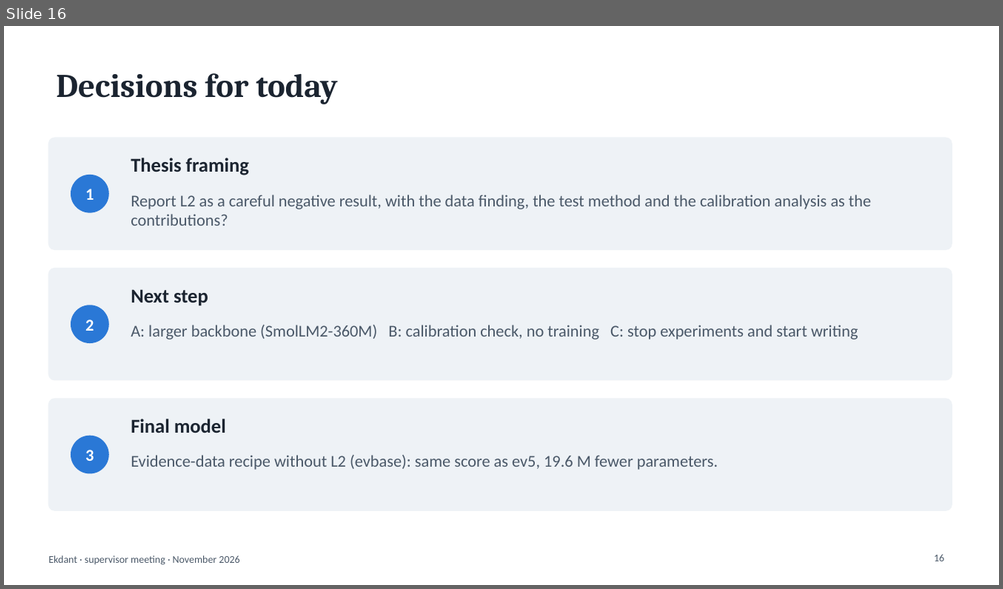
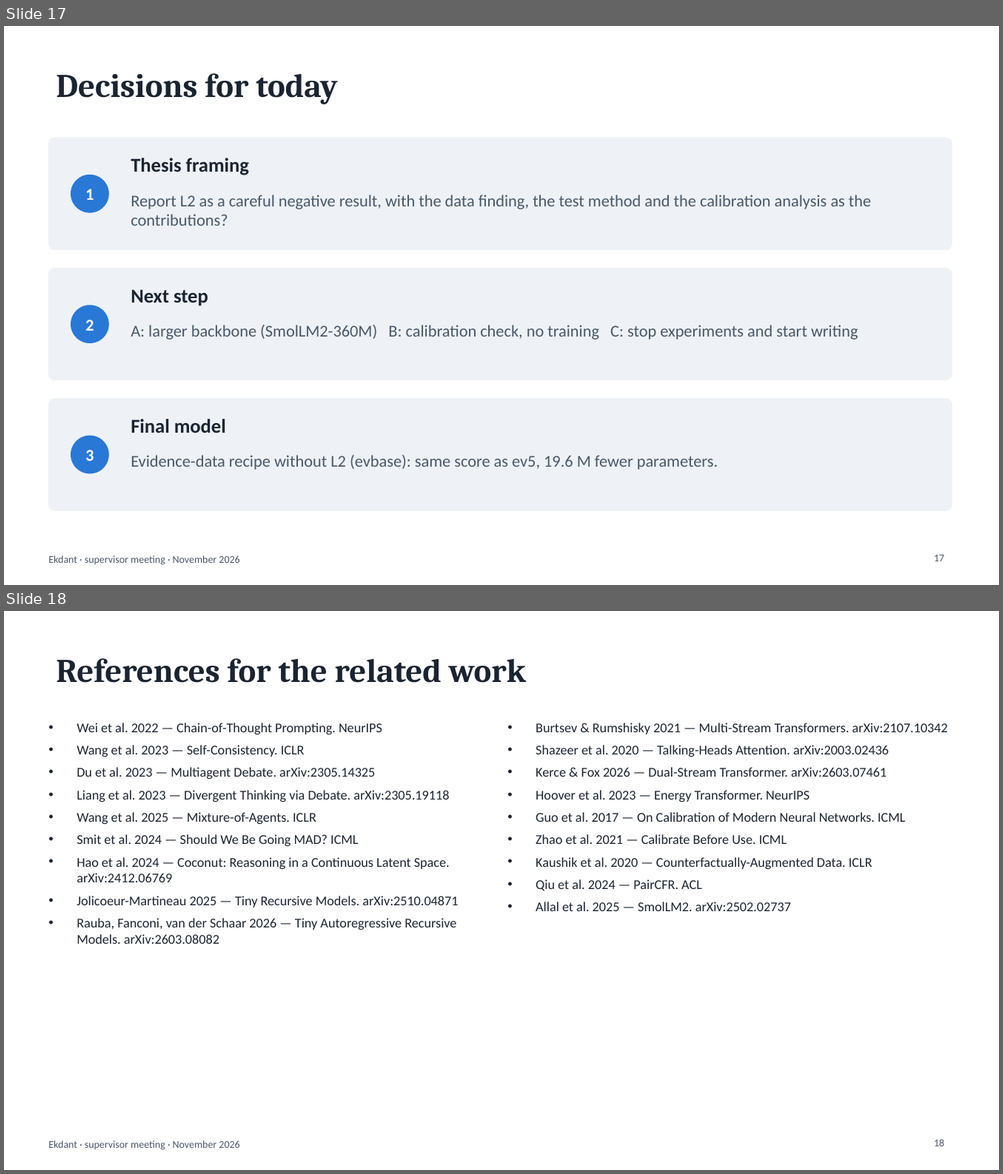
Before and after one commit to N0t-Harshil/Ekdant-LLM, a slide deck: 08-Thesis/report/Ekdant_Supervisor_Meeting.pptx. Shown one above the other, each under a label of ours: slide 16 before the commit, slides 17 and 18 after it. The pictures are 1003x589 and 1003x1174 pixels, drawn with LibreOffice and Linux fonts; fonts in the diff are those of the drawing. Boxes give left, top, right and bottom in pixels: in the first picture for what was removed or moved away, otherwise in the second. Text is boxed around its words. In the diff, an @@ line names an element or a change of style, - is before the commit and + after.

```diff
--- a/08-Thesis/report/Ekdant_Supervisor_Meeting.pptx
+++ b/08-Thesis/report/Ekdant_Supervisor_Meeting.pptx
@@ slide 18 added at [4,611,999,1170], background #FFFFFF; not listed: 1 template element that a slide beside it also shows @@
@@ title added at [56,658,526,683], 32 pt, text #1B2430, bold @@
+References for the related work
@@ text added at [77,723,458,944], 13 pt, text #1B2430 @@
+• Wei et al. 2022 — Chain-of-Thought Prompting. NeurIPS
+• Wang et al. 2023 — Self-Consistency. ICLR
+• Du et al. 2023 — Multiagent Debate. arXiv:2305.14325
+• Liang et al. 2023 — Divergent Thinking via Debate. arXiv:2305.19118
+• Wang et al. 2025 — Mixture-of-Agents. ICLR
+• Smit et al. 2024 — Should We Be Going MAD? ICML
+• Hao et al. 2024 — Coconut: Reasoning in a Continuous Latent Space. arXiv:2412.06769
+• Jolicoeur-Martineau 2025 — Tiny Recursive Models. arXiv:2510.04871
+• Rauba, Fanconi, van der Schaar 2026 — Tiny Autoregressive Recursive Models. arXiv:2603.08082
@@ text added at [535,723,948,911], 13 pt, text #1B2430 @@
+• Burtsev & Rumshisky 2021 — Multi-Stream Transformers. arXiv:2107.10342
+• Shazeer et al. 2020 — Talking-Heads Attention. arXiv:2003.02436
+• Kerce & Fox 2026 — Dual-Stream Transformer. arXiv:2603.07461
+• Hoover et al. 2023 — Energy Transformer. NeurIPS
+• Guo et al. 2017 — On Calibration of Modern Neural Networks. ICML
+• Zhao et al. 2021 — Calibrate Before Use. ICML
+• Kaushik et al. 2020 — Counterfactually-Augmented Data. ICLR
+• Qiu et al. 2024 — PairCFR. ACL
+• Allal et al. 2025 — SmolLM2. arXiv:2502.02737
@@ page number added at [933,1139,944,1147], 10 pt, text #4A5868 @@
+18
@@ what was slide 16 is now slide 17 @@
@@ page number at [933,555,944,562]: text changed @@
-16
+17
```
Also in this commit, not shown: 4 slides changed, 1 other slide added.
